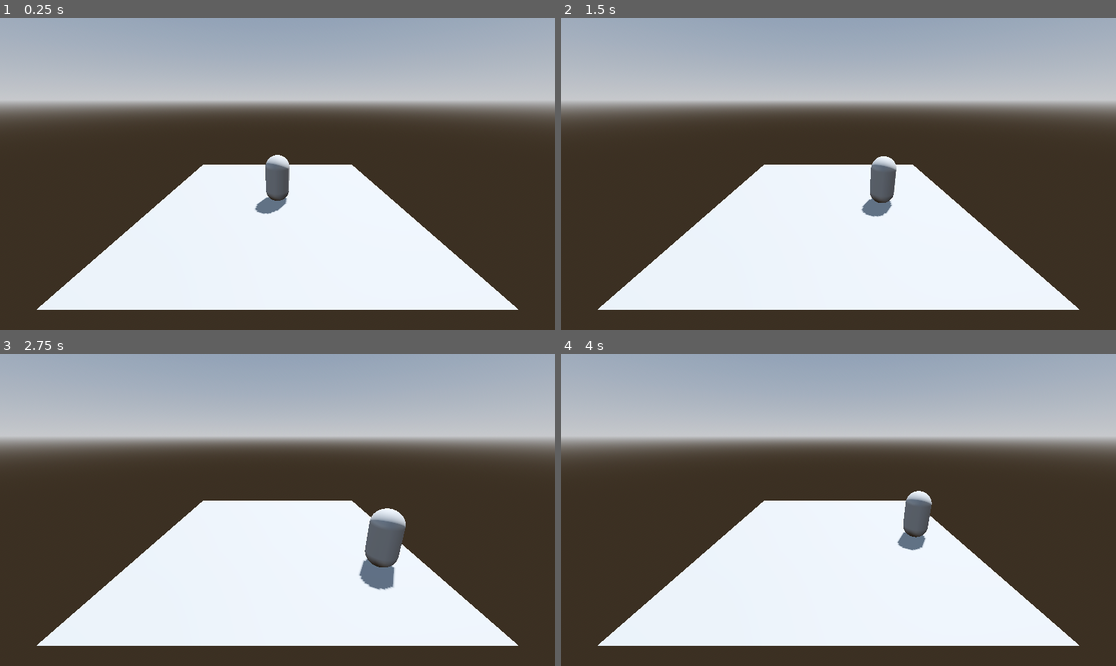
Above: before the commit, frames 1-4 (two rows, left to right).
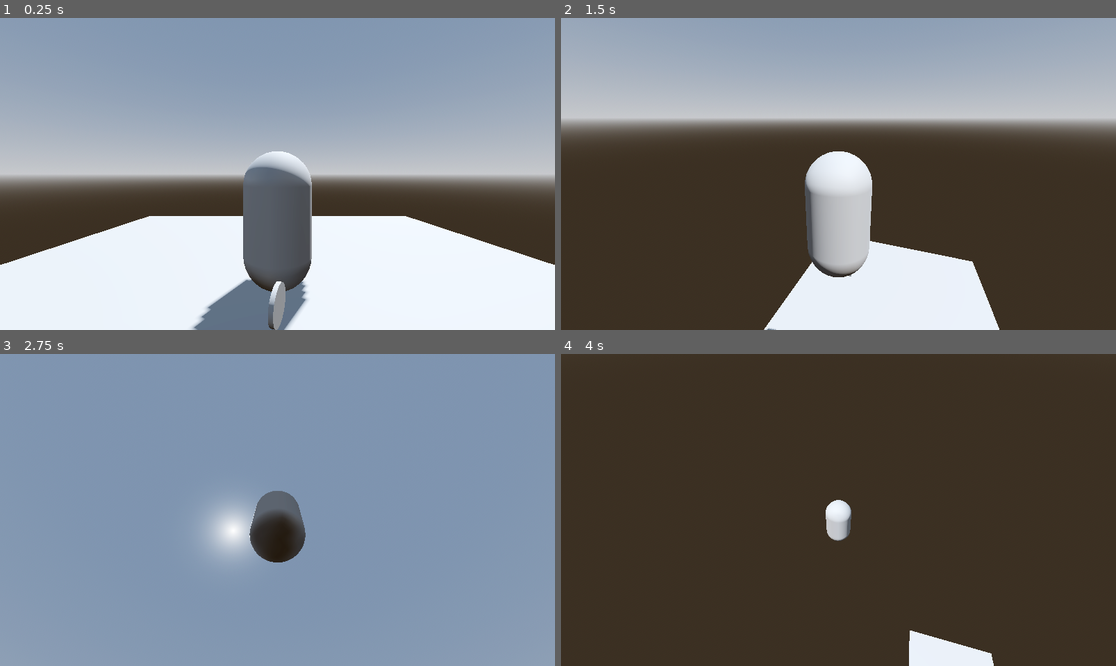
Above: after the commit, the same moments.

Repository: rapidnoodle/peaceful-pill
Game: Godot game, scene res://Scenes/Main.tscn
The game is run twice, just before and just after one commit, with the same random seed, the same clock (stepped at 60 frames per second) and the same inputs.
Inputs (mouse positions are in pixels of both pictures, inside the frame that each line leads up to):
- Up to frame 1 (0.25 s): no input
- Up to frame 2 (1.5 s): move the mouse to (960, 158) at 0.52 s; hold D (right) 0.53-1.28 s; tap Space (jump) at 0.6, 0.77, 1.07, 1.35 s; click (960, 158) at 0.67 s; move the mouse to (727, 189) at 1.27 s; hold S (backward) from 1.28 s (still down); click (727, 189) at 1.42 s
- Up to frame 3 (2.75 s): tap Space (jump) at 1.52, 1.82, 2.1 s; move the mouse to (333, 441) at 2.02 s; release S (backward) at 2.03 s; hold D (right) from 2.03 s (still down); click (333, 441) at 2.17 s
- Up to frame 4 (4 s): move the mouse to (810, 572) at 2.77 s; release D (right) at 2.78 s; hold W (forward) 2.78-3.53 s; tap Space (jump) at 2.85, 3.02, 3.32, 3.6, 3.77 s; click (810, 572) at 2.92 s; move the mouse to (1005, 556) at 3.52 s; hold A (left) from 3.53 s (still down); click (1005, 556) at 3.67 s

The runs differ from the first frame. In frame 1, 68% of the frame differs, in the area x 0-100%, y 2-100%; in frame 2, 33%; in frame 3, 98%, in the area x 0-100%, y 0-100%; in frame 4, 59%.

Commit message:
Add Camera Movement and Coin
CodeLab Meeting 11/27

Diff:
--- /dev/null
+++ b/Scenes/Coin.gd
@@ -0,0 +1,10 @@
+extends MeshInstance3D
+
+@export var spin_speed := 5
+
+@onready var player := $"../Player"
+
+func _process(delta):
+	rotate_y(delta * spin_speed)
+	if (position - player.position).length() < 0.5:
+		queue_free()
--- /dev/null
+++ b/Scenes/Coin.tscn
@@ -0,0 +1,23 @@
+[gd_scene load_steps=4 format=3 uid="uid://cyu1m22644j4l"]
+
+[ext_resource type="Script" path="res://Scenes/Coin.gd" id="1_o3hci"]
+
+[sub_resource type="CylinderMesh" id="CylinderMesh_kwavj"]
+top_radius = 0.1
+bottom_radius = 0.1
+height = 0.025
+rings = 1
+
+[sub_resource type="BoxShape3D" id="BoxShape3D_46hgi"]
+size = Vector3(0.2, 0.2, 0.2)
+
+[node name="Coin" type="MeshInstance3D"]
+transform = Transform3D(1, 0, 0, 0, -4.37114e-08, -1, 0, 1, -4.37114e-08, 0, 0, 0)
+mesh = SubResource("CylinderMesh_kwavj")
+script = ExtResource("1_o3hci")
+
+[node name="Area3D" type="Area3D" parent="."]
+top_level = true
+
+[node name="CollisionShape3D" type="CollisionShape3D" parent="Area3D"]
+shape = SubResource("BoxShape3D_46hgi")
--- a/Scenes/Main.tscn
+++ b/Scenes/Main.tscn
@@ -1,6 +1,7 @@
-[gd_scene load_steps=7 format=3 uid="uid://bnnnrk62nc8vm"]
+[gd_scene load_steps=8 format=3 uid="uid://bnnnrk62nc8vm"]
 
-[ext_resource type="PackedScene" uid="uid://d18yjxxewwyf1" path="res://scenes/Player.tscn" id="1_5pb35"]
+[ext_resource type="PackedScene" uid="uid://d18yjxxewwyf1" path="res://Scenes/Player.tscn" id="1_5pb35"]
+[ext_resource type="PackedScene" uid="uid://cyu1m22644j4l" path="res://Scenes/Coin.tscn" id="2_v1squ"]
 
 [sub_resource type="ProceduralSkyMaterial" id="ProceduralSkyMaterial_acpq0"]
 sky_horizon_color = Color(0.64625, 0.65575, 0.67075, 1)
@@ -30,9 +31,6 @@
 transform = Transform3D(-0.866025, -0.433013, 0.25, 0, 0.5, 0.866025, -0.5, 0.75, -0.433013, 0, 0, 0)
 shadow_enabled = true
 
-[node name="Camera3D" type="Camera3D" parent="."]
-transform = Transform3D(1, 0, 0, 0, 0.939693, 0.34202, 0, -0.34202, 0.939693, 0, 4.08294, 8)
-
 [node name="MeshInstance3D" type="MeshInstance3D" parent="."]
 mesh = SubResource("PlaneMesh_er7rw")
 
@@ -44,3 +42,6 @@
 [node name="Player" parent="." instance=ExtResource("1_5pb35")]
 transform = Transform3D(1, 0, 0, 0, 1, 0, 0, 0, 1, 0, 1, 0)
 linear_damp = 3.0
+
+[node name="Coin" parent="." instance=ExtResource("2_v1squ")]
+transform = Transform3D(1, 0, 0, 0, -4.37114e-08, -1, 0, 1, -4.37114e-08, 0, 1, 2)
--- a/Scenes/Player.tscn
+++ b/Scenes/Player.tscn
@@ -16,3 +16,10 @@
 
 [node name="CollisionShape3D" type="CollisionShape3D" parent="."]
 shape = SubResource("ConvexPolygonShape3D_5wqyd")
+
+[node name="CameraPivot" type="Node3D" parent="."]
+transform = Transform3D(1, 0, 0, 0, 1, 0, 0, 0, 1, 0, 0.667, 0)
+
+[node name="Camera3D" type="Camera3D" parent="CameraPivot"]
+transform = Transform3D(1, 0, 0, 0, 1, 0, 0, 0, 1, 0, 0, 3)
+current = true
--- a/Scripts/Player.gd
+++ b/Scripts/Player.gd
@@ -1,7 +1,55 @@
 extends RigidBody3D
 
-# Called every frame. 'delta' is the elapsed time since the previous frame.
-func _process(delta: float) -> void:
-	var input_direction := Input.get_vector("left", "right", "forward", "backward")
-	var formatted_input := Vector3(input_direction.x, 0, input_direction.y)
-	apply_central_force(formatted_input * 1200.0 * delta)
+@export var mouse_sensitivity := 0.005
+@export var zoom_sensitivity := 0.5
+@export var min_zoom := 0
+@export var max_zoom := 10
+@export var speed := 2000
+
+@onready var camera_pivot := $CameraPivot
+@onready var camera := $CameraPivot/Camera3D
+
+var mouse_input := Vector3.ZERO
+
+func _ready():
+	Input.mouse_mode = Input.MOUSE_MODE_CAPTURED
+
+
+func _process(delta):
+	var input_direction := Input.get_vector("left", "right", "forward", "backward").normalized()
+	var three_dimentional_input := Vector3(input_direction.x, 0, input_direction.y)
+	apply_central_force(three_dimentional_input * speed * delta)
+
+	if Input.is_action_just_pressed("jump"):
+		apply_central_impulse(Vector3.UP * 10)
+
+	if Input.is_action_just_pressed("ui_cancel"):
+		Input.mouse_mode = Input.MOUSE_MODE_VISIBLE
+
+	if not mouse_input == Vector3.ZERO:
+		camera_pivot.rotation.x += mouse_input.y
+		camera_pivot.rotation.x = clamp(
+			camera_pivot.rotation.x,
+			deg_to_rad(-90),
+			deg_to_rad(90)
+		)
+		camera_pivot.rotation.y += mouse_input.x
+		camera.position.z += mouse_input.z
+		camera.position.z = clamp(
+			camera.position.z,
+			position.z + min_zoom,
+			position.z + max_zoom
+		)
+		mouse_input = Vector3.ZERO
+
+
+func _unhandled_input(event: InputEvent):
+	if event is InputEventMouseMotion:
+		if Input.mouse_mode == Input.MOUSE_MODE_CAPTURED:
+			mouse_input.x = - event.relative.x * mouse_sensitivity
+			mouse_input.y = - event.relative.y * mouse_sensitivity
+	if event is InputEventMouseButton:
+		if event.button_index == MOUSE_BUTTON_WHEEL_UP:
+			mouse_input.z = zoom_sensitivity
+		elif event.button_index == MOUSE_BUTTON_WHEEL_DOWN:
+			mouse_input.z = - zoom_sensitivity
